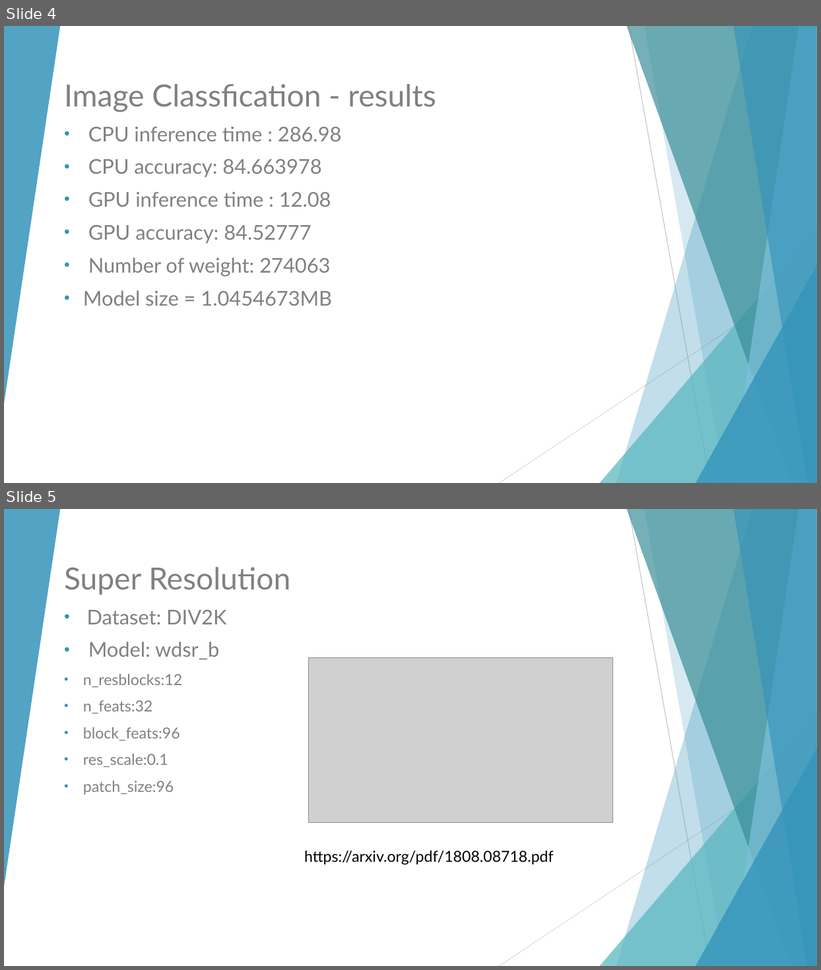
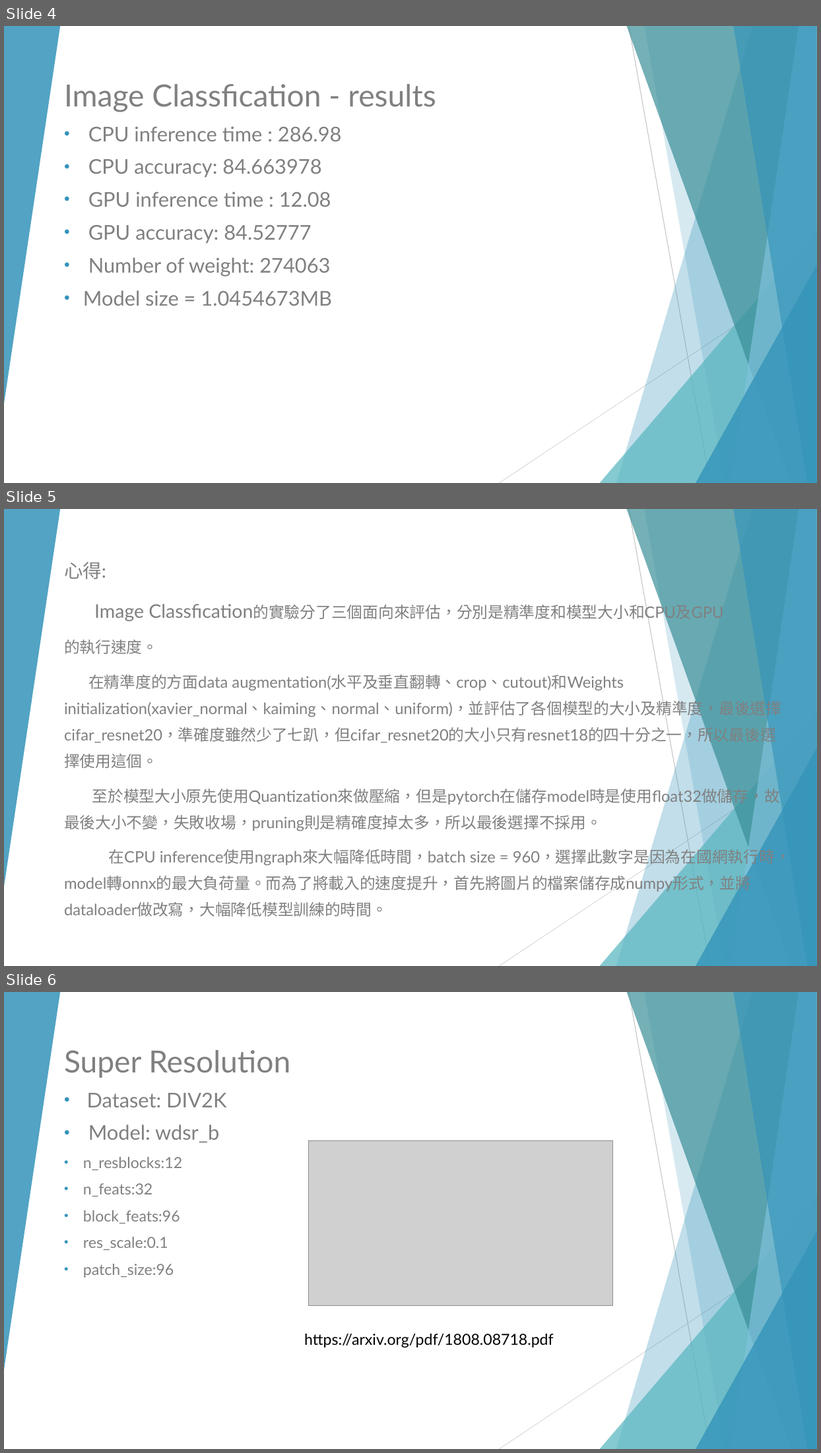
Before and after one commit to Mowd/nctu_dl_final, a slide deck: DL_final_team7_v1.1.pptx. Shown one above the other, each under a label of ours: slides 4 and 5 before the commit, slides 4, 5 and 6 after it. The pictures are 821x970 and 821x1453 pixels, drawn with LibreOffice and Linux fonts; fonts in the diff are those of the drawing; grey boxes stand for pictures. Boxes give left, top, right and bottom in pixels: in the first picture for what was removed or moved away, otherwise in the second. Text is boxed around its words. In the diff, an @@ line names an element or a change of style, - is before the commit and + after.

```diff
--- a/DL_final_team7_v1.1.pptx
+++ b/DL_final_team7_v1.1.pptx
@@ slide 5 added at bbox=[4, 509, 817, 966], background #FFFFFF; not listed: 10 template elements that a slide beside it also shows @@
@@ subtitle added at bbox=[64, 562, 791, 917], 18.5 pt, text #808080 @@
+心得:
+Image Classfication的實驗分了三個面向來評估，分別是精準度和模型大小和CPU及GPU
+的執行速度。
+在精準度的方面data augmentation(水平及垂直翻轉、crop、cutout)和Weights initialization(xavier_normal、kaiming、normal、uniform)，並評估了各個模型的大小及精準度，最後選擇cifar_resnet20，準確度雖然少了七趴，但cifar_resnet20的大小只有resnet18的四十分之一，所以最後選擇使用這個。
+至於模型大小原先使用Quantization來做壓縮，但是pytorch在儲存model時是使用float32做儲存，故最後大小不變，失敗收場，pruning則是精確度掉太多，所以最後選擇不採用。
+在CPU inference使用ngraph來大幅降低時間，batch size = 960，選擇此數字是因為在國網執行時，model轉onnx的最大負荷量。而為了將載入的速度提升，首先將圖片的檔案儲存成numpy形式，並將dataloader做改寫，大幅降低模型訓練的時間。
@@ what was slide 5 is now slide 6 @@
```
Also in this commit, not shown: 1 slide changed, 2 other slides added, 1 slide removed.
